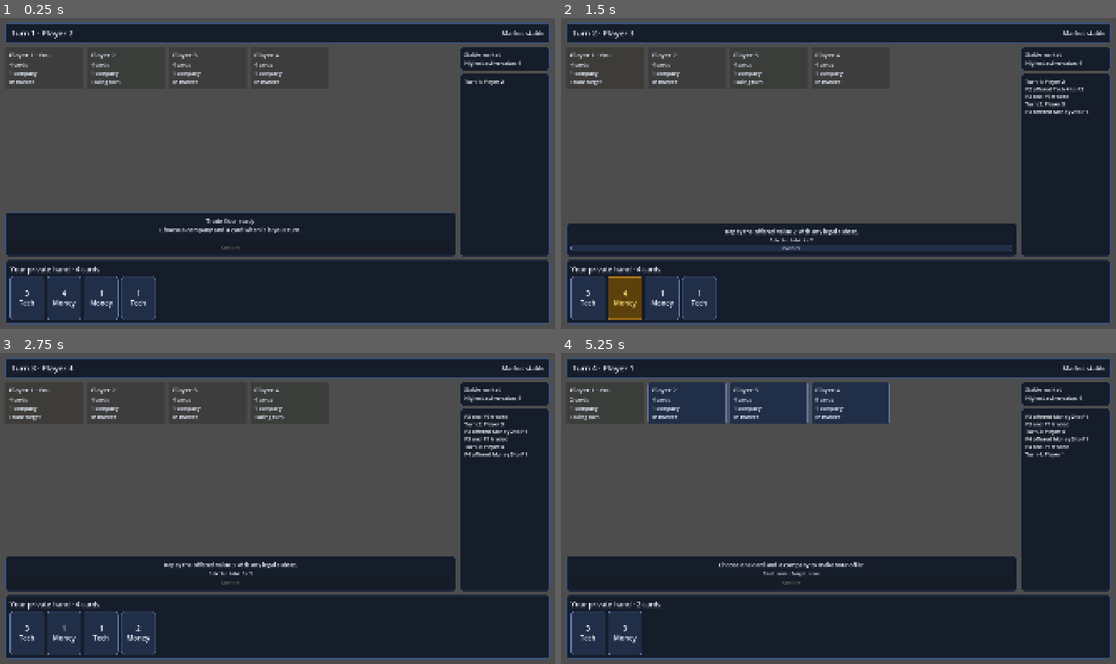
Above: before the commit, frames 1-4 (two rows, left to right).
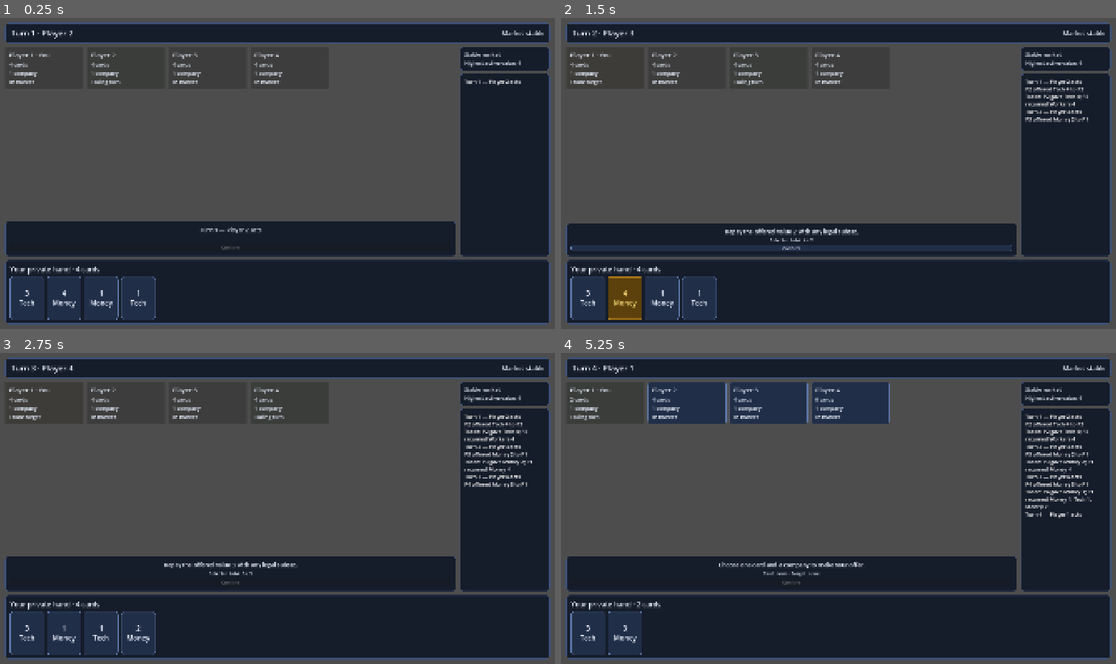
Above: after the commit, the same moments.

Repository: prelios/capitalism
Game: Godot game, scene res://game_controller.tscn
The game is run twice, just before and just after one commit, with the same random seed, the same clock (stepped at 60 frames per second) and the same inputs.
Inputs:
- Up to frame 1 (0.25 s): no input
- Up to frame 2 (1.5 s): click "3 Tech" at 0.5 s; click "4 Money" at 1.25 s
- Up to frame 3 (2.75 s): click "Confirm" at 2 s
- Up to frame 4 (5.25 s): click "1 Money" at 2.75 s; click "1 Tech" at 3.5 s; click "2 Money" at 4.25 s; click "Confirm" at 5 s

The runs differ from the first frame. In frame 1, 2.9% of the frame differs, in the area x 0-94%, y 19-70%; in frame 2, 0.5%; in frame 3, 0.8%; in frame 4, 1.3%.

Commit message:
Present public trade and market history (#28)

Diff:
--- a/godot/tests/table_layout.gd
+++ b/godot/tests/table_layout.gd
@@ -31,6 +31,12 @@
 	await process_frame
 	_expect(hand.get_child_count() == 24, "large local hand was not rendered in the scrollable hand area")
 	_expect(table.selected_card_ids().is_empty(), "selection retained an absent card ID after hand changed")
+	var trade_summary := table._event_summary({"type": "trade_resolved", "data": {"actor_id": 1, "target_id": 2, "offered": {"id": "private-offer-id", "suit": "Tech", "value": 3}, "returned": [{"id": "private-return-id", "suit": "Money", "value": 1}, {"id": "private-return-id-2", "suit": "Workers", "value": 2}]}})
+	_expect(trade_summary.contains("Tech 3") and trade_summary.contains("Money 1") and !trade_summary.contains("private-"), "public trade history omitted facts or exposed private card IDs")
+	var crash_summary := table._event_summary({"type": "market_crashed", "data": {"value": 4, "bankrupt_player_ids": [2, 3]}})
+	_expect(crash_summary.contains("value 4") and crash_summary.contains("P2, P3"), "crash history omitted value or bankrupt players")
+	var warning_summary := table._event_summary({"type": "market_warning_updated", "data": {"value": 4, "turns_remaining": 3}})
+	_expect(warning_summary.contains("2 turns remaining after this turn"), "warning history did not describe the post-turn countdown")
 	if failures.is_empty():
 		print("Table layout checks passed.")
 		quit(0)
--- a/godot/ui/game_table.gd
+++ b/godot/ui/game_table.gd
@@ -68,10 +68,10 @@
 func _render_trade(state: Dictionary) -> void:
 	var trade: Dictionary = state["pending_trade"]
 	if trade.is_empty():
-		_trade_label.text = "Trade floor ready\nChoose a company and a card when it is your turn."
+		_trade_label.text = _latest_public_update()
 		return
 	var offered: Dictionary = trade["offered_card"]
-	_trade_label.text = "Player %d offers %s %d to Player %d" % [trade["actor_id"], offered["suit"], offered["value"], trade["target_id"]]
+	_trade_label.text = "Player %d offers %s to Player %d\nAwaiting repayment." % [trade["actor_id"], _card_description(offered), trade["target_id"]]
 
 
 func _render_hand(cards: Array[Dictionary]) -> void:
@@ -91,9 +91,19 @@
 
 func _render_history(events: Array[Dictionary]) -> void:
 	var lines: PackedStringArray = []
-	for event in events.slice(max(0, events.size() - 6)):
+	for event in events.slice(max(0, events.size() - 12)):
 		lines.append(_event_summary(event))
 	_history.text = "\n".join(lines)
+	_history.scroll_to_line(max(0, _history.get_line_count() - 1))
+
+
+func _latest_public_update() -> String:
+	if _last_view == null:
+		return "Trade floor ready"
+	var events := _last_view.public_history()
+	if events.is_empty():
+		return "Trade floor ready\nChoose a company and a card when it is your turn."
+	return _event_summary(events.back())
 
 
 func _market_description(state: Dictionary) -> String:
@@ -105,14 +115,41 @@
 func _event_summary(event: Dictionary) -> String:
 	var data: Dictionary = event["data"]
 	match event["type"]:
-		"turn_started": return "Turn %d: Player %d" % [data["turn"], data["actor_id"]]
-		"trade_proposed": return "P%d offered %s %d to P%d" % [data["actor_id"], data["card"]["suit"], data["card"]["value"], data["target_id"]]
-		"trade_resolved": return "P%d and P%d traded" % [data["actor_id"], data["target_id"]]
-		"player_acquired": return "P%d acquired P%d" % [data["acquirer_id"], data["victim_id"]]
-		"market_warning_started": return "Warning: value %d" % data["value"]
-		"market_crashed": return "Market removed value %d" % data["value"]
-		"game_finished": return data["ending"]
+		"turn_started": return "Turn %d — Player %d acts" % [data["turn"], data["actor_id"]]
+		"trade_proposed": return "P%d offered %s to P%d" % [data["actor_id"], _card_description(data["card"]), data["target_id"]]
+		"trade_resolved": return "Trade: P%d gave %s; P%d returned %s" % [data["actor_id"], _card_description(data["offered"]), data["target_id"], _cards_description(data["returned"])]
+		"player_acquired": return "Acquisition: P%d acquired P%d and %s" % [data["acquirer_id"], data["victim_id"], _cards_description(data["cards"])]
+		"market_warning_started": return "Market warning: value %d, %d turns remaining" % [data["value"], data["turns_remaining"]]
+		"market_warning_updated": return "Market warning: value %d, %d turns remaining after this turn" % [data["value"], max(0, data["turns_remaining"] - 1)]
+		"market_crashed": return "Crash: removed all value %d%s" % [data["value"], _bankruptcy_description(data["bankrupt_player_ids"])]
+		"game_finished": return "%s — winners: %s" % [data["ending"], _player_list(data["winner_ids"])]
 		_: return event["type"]
+
+
+func _card_description(card: Dictionary) -> String:
+	return "%s %d" % [card["suit"], card["value"]]
+
+
+func _cards_description(cards: Array) -> String:
+	if cards.is_empty():
+		return "no cards"
+	var descriptions: PackedStringArray = []
+	for card: Dictionary in cards:
+		descriptions.append(_card_description(card))
+	return ", ".join(descriptions)
+
+
+func _bankruptcy_description(player_ids: Array) -> String:
+	return "; bankrupt: %s" % _player_list(player_ids) if !player_ids.is_empty() else ""
+
+
+func _player_list(player_ids: Array) -> String:
+	if player_ids.is_empty():
+		return "none"
+	var names: PackedStringArray = []
+	for player_id in player_ids:
+		names.append("P%d" % player_id)
+	return ", ".join(names)
 
 
 func _on_card_selection_changed(card_id: String, selected: bool) -> void:
